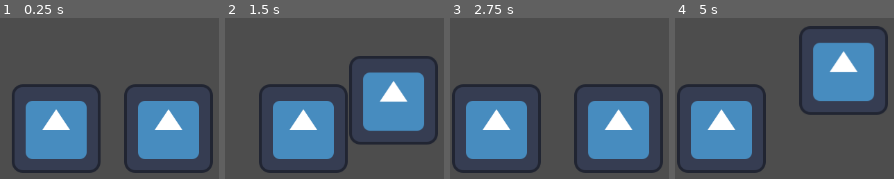
Above: before the commit, frames 1-4 (left to right).
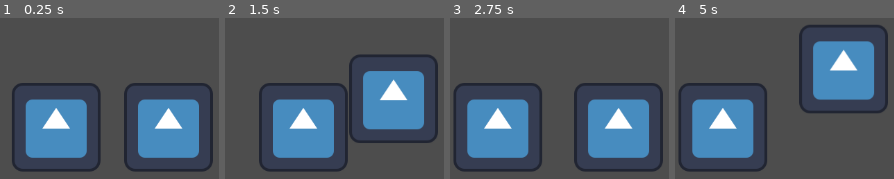
Above: after the commit, the same moments.

Repository: cs947939/vgd2025
Game: Godot game, scene res://node_2d.tscn
The game is run twice, just before and just after one commit, with the same random seed, the same clock (stepped at 60 frames per second) and the same inputs. The engine's default icon, where the game draws it, is replaced by a stand-in: a white triangle on a blue panel in a dark square.
Inputs:
- Up to frame 1 (0.25 s): no input
- Up to frame 2 (1.5 s): tap Enter at 0.5 s; hold D (right_1) from 0.53 s (still down); tap Up (ui_up) at 0.77 s
- Up to frame 3 (2.75 s): tap Up (ui_up) at 1.52 s; tap Space at 2 s; release D (right_1) at 2.03 s; hold A (left_1) from 2.03 s (still down)
- Up to frame 4 (5 s): tap Enter at 2.75 s; release A (left_1) at 2.78 s; hold D (right_1) 2.78-4.28 s; tap Up (ui_up) at 3.02, 3.77, 4.52 s; tap Space at 4.25 s; hold A (left_1) from 4.28 s (still down)

The runs differ from the first frame. In frame 1, 3.8% of the frame differs, in the area x 5-97%, y 40-97%; in frame 2, 4.1%; in frame 3, 5.3%; in frame 4, 5.6%, in the area x 0-97%, y 4-97%.

Commit message:
final touches on collision walls

Diff:
--- a/node_2d.tscn
+++ b/node_2d.tscn
@@ -32,7 +32,7 @@
 script = ExtResource("2_0odp4")
 
 [node name="CollisionShape2D" type="CollisionShape2D" parent="CharacterBody2D2"]
-position = Vector2(-1, 0)
+position = Vector2(-1, 2)
 shape = SubResource("RectangleShape2D_7bwy1")
 
 [node name="CharacterBody2D" type="CharacterBody2D" parent="."]
@@ -47,7 +47,7 @@
 script = ExtResource("2_0odp4")
 
 [node name="CollisionShape2D" type="CollisionShape2D" parent="CharacterBody2D"]
-position = Vector2(1, 0)
+position = Vector2(1, 2)
 shape = SubResource("RectangleShape2D_7bwy1")
 
 [node name="Ground" type="Node2D" parent="."]
@@ -63,5 +63,5 @@
 [node name="GroundLeftBody" type="CharacterBody2D" parent="GroundLeft"]
 
 [node name="GroundLeftShape" type="CollisionShape2D" parent="GroundLeft/GroundLeftBody"]
-position = Vector2(-41, 232)
+position = Vector2(-39, 233)
 shape = SubResource("RectangleShape2D_kk3kv")
